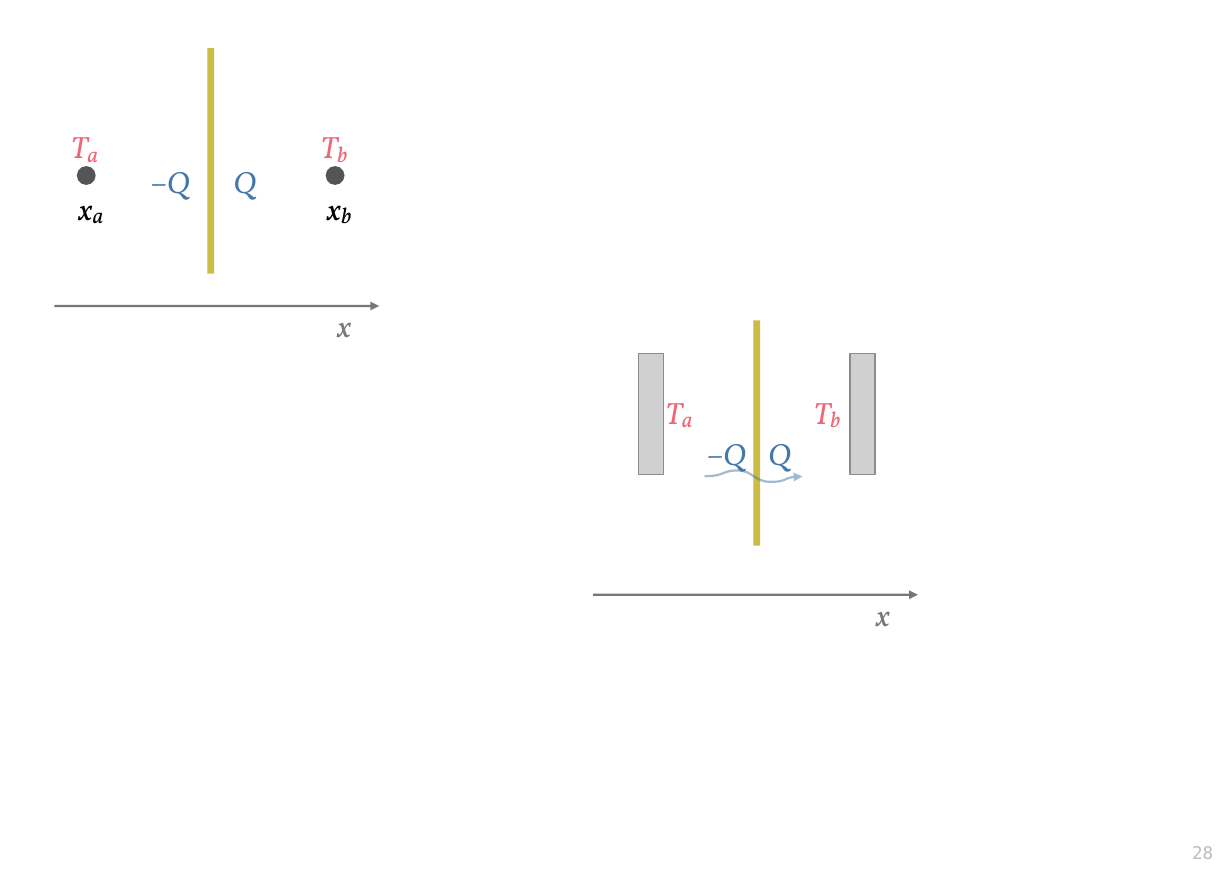
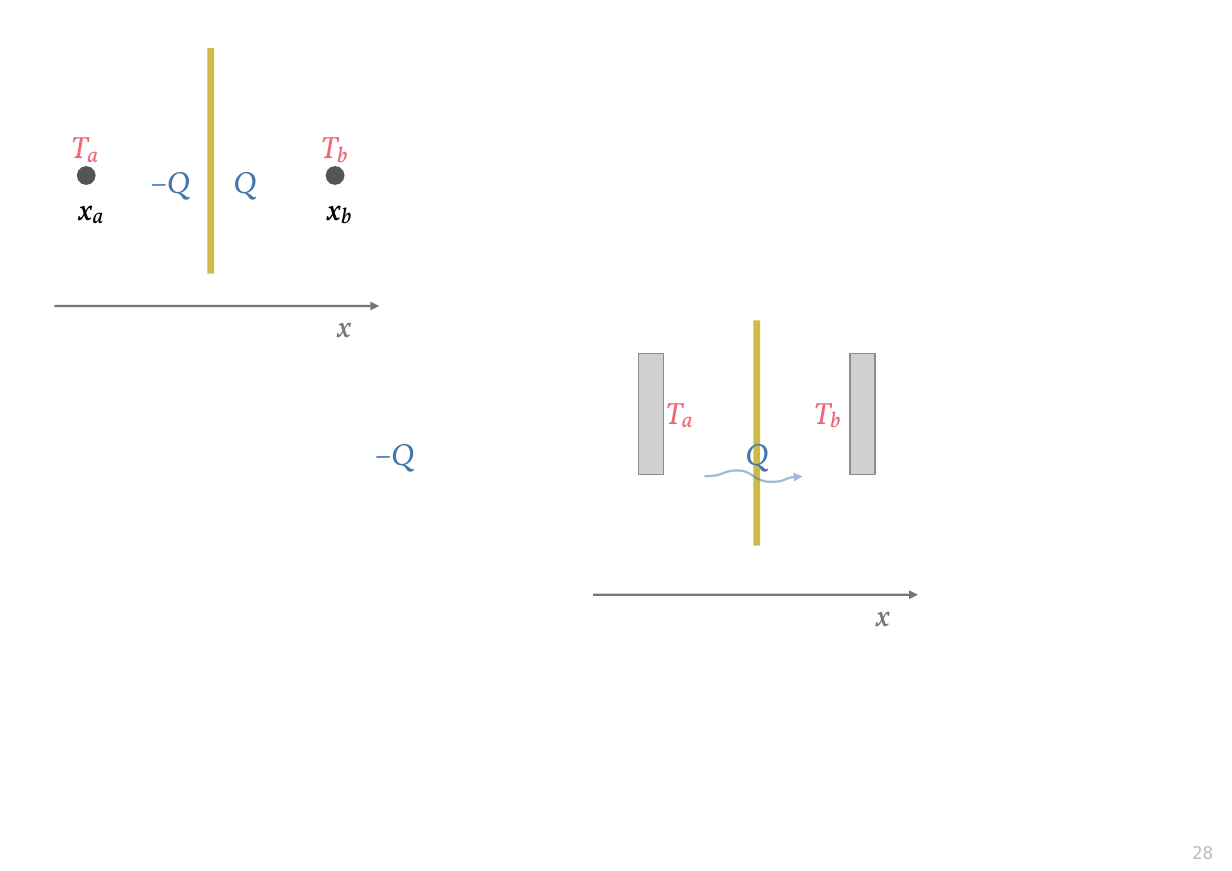
Before and after one commit to pglpm/7wonders, a slide deck: slide 28 of drawings.odp. Drawn at 1232x871 pixels with LibreOffice and Linux fonts; fonts in the diff are those of the drawing; grey boxes stand for pictures. Boxes give left, top, right and bottom in pixels: in the first picture for what was removed or moved away, otherwise in the second. Text is boxed around its words. In the diff, an @@ line names an element or a change of style, - is before the commit and + after.

```diff
--- a/drawings.odp
+++ b/drawings.odp
@@ text "–Q" rewrapped from (707, 444, 746, 477) to (375, 444, 414, 472) @@
@@ text "Q" rewrapped from (768, 444, 791, 479) to (745, 435, 768, 479) @@
```
Also in this commit, not shown: 4 other files.
